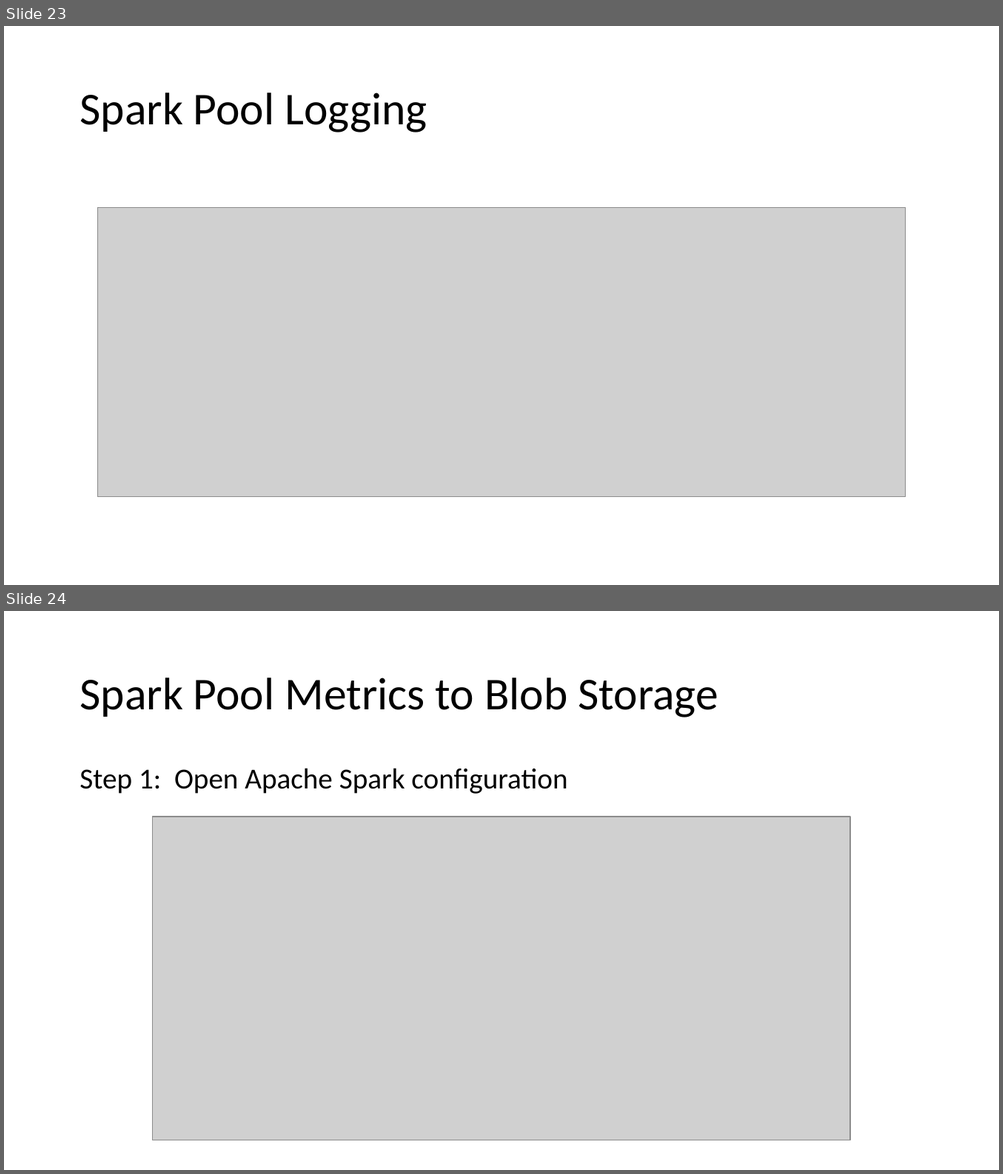
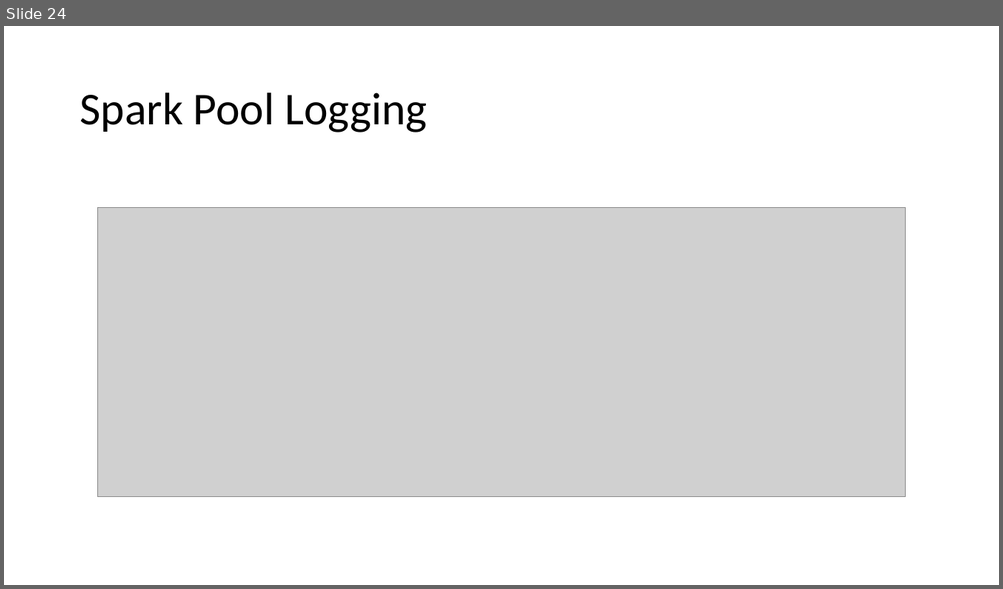
Before and after one commit to solliancenet/precon-synapse-power-bi, a slide deck: Slides/03 - Synapse Administration.pptx. Shown one above the other, each under a label of ours: slides 23 and 24 before the commit, slide 24 after it. The pictures are 1003x1174 and 1003x589 pixels, drawn with LibreOffice and Linux fonts; fonts in the diff are those of the drawing; grey boxes stand for pictures. Boxes give left, top, right and bottom in pixels: in the first picture for what was removed or moved away, otherwise in the second. Text is boxed around its words. In the diff, an @@ line names an element or a change of style, - is before the commit and + after.

```diff
--- a/Slides/03 - Synapse Administration.pptx
+++ b/Slides/03 - Synapse Administration.pptx
@@ slide 24 removed at bbox=[4, 611, 999, 1170], background #FFFFFF @@
@@ title removed at bbox=[79, 678, 718, 718] @@
-Spark Pool Metrics to Blob Storage
@@ text removed at bbox=[79, 768, 567, 794] @@
-Step 1: Open Apache Spark configuration
@@ picture removed at bbox=[153, 817, 850, 1141] @@
@@ what was slide 23 is now slide 24 @@
```
Also in this commit, not shown: 9 slides added, 2 other slides removed.
